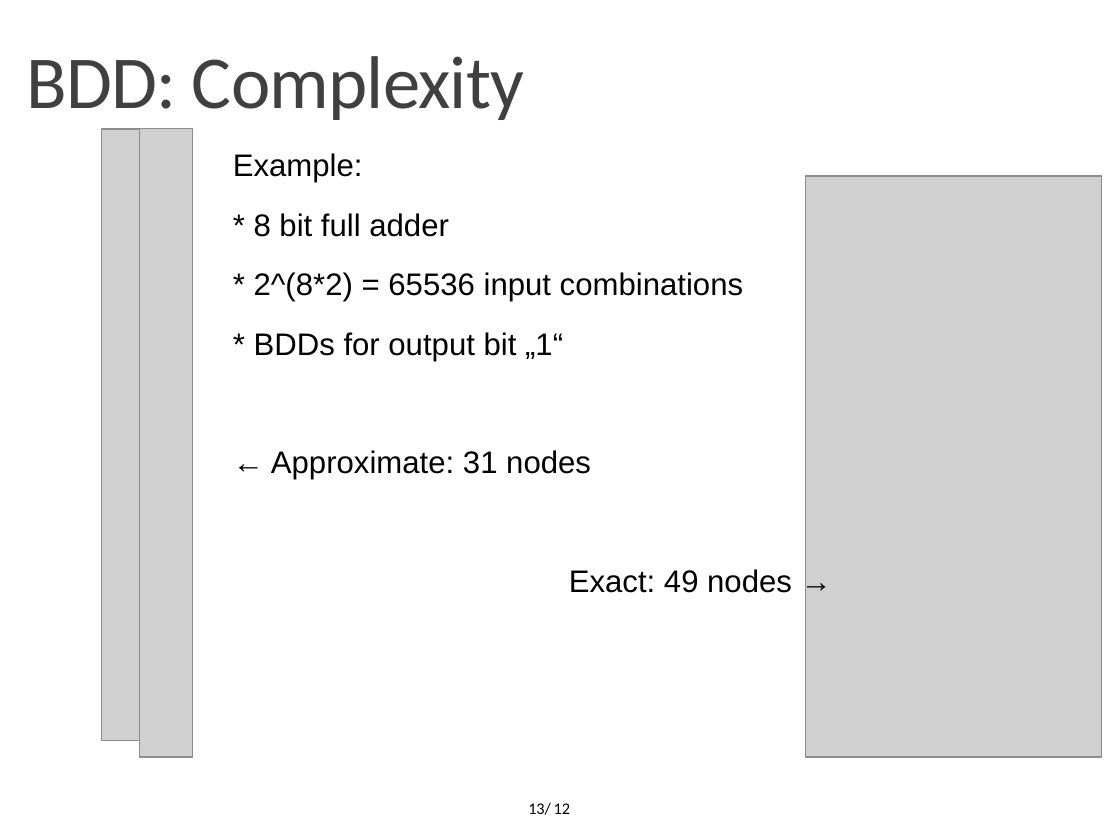
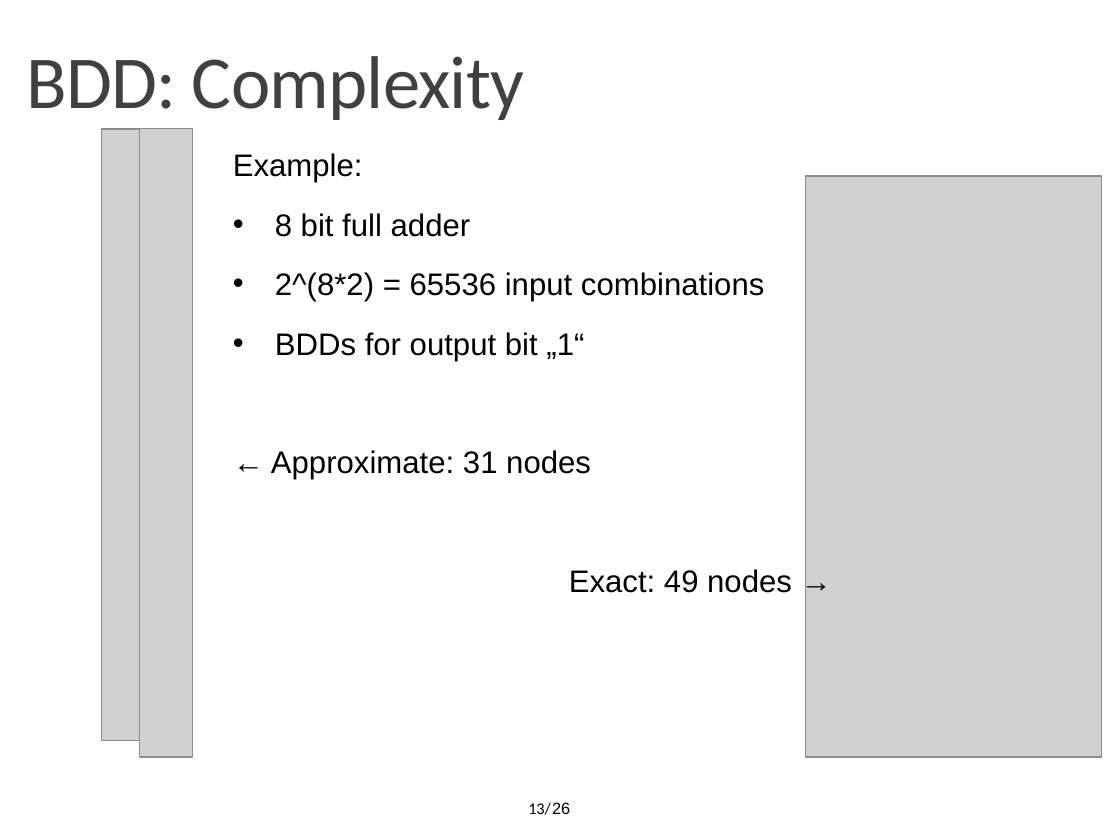
Before and after one commit to OrionLightning/Approximate-Circuit, a slide deck: slide 13 of Presentation Slides/Second Midterm (11-01-2022)/Midterm 11-01-2022.pptx. Drawn at 1120x840 pixels with LibreOffice and Linux fonts; fonts in the diff are those of the drawing; grey boxes stand for pictures; background and template pictures are left out. Boxes give left, top, right and bottom in pixels: in the first picture for what was removed or moved away, otherwise in the second. Text is boxed around its words. In the diff, an @@ line names an element or a change of style, - is before the commit and + after.

```diff
--- a/Presentation Slides/Second Midterm (11-01-2022)/Midterm 11-01-2022.pptx
+++ b/Presentation Slides/Second Midterm (11-01-2022)/Midterm 11-01-2022.pptx
@@ text at [275, 213, 764, 361]: text changed @@
-* 8 bit full adder
-* 2^(8*2) = 65536 input combinations
-* BDDs for output bit „1“
+• 8 bit full adder
+• 2^(8*2) = 65536 input combinations
+• BDDs for output bit „1“
@@ text at [552, 802, 570, 814]: text changed; font Calibri to Arial @@
-12
+26
```
Also in this commit, not shown: 24 other slides changed, 1 other file.
